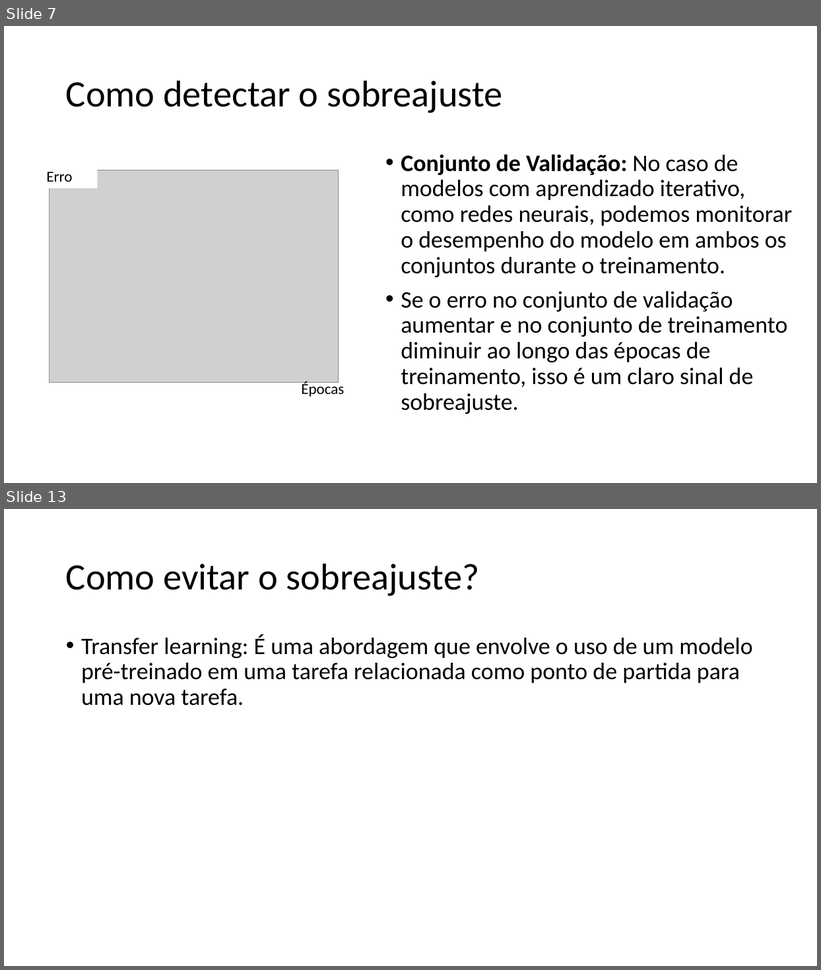
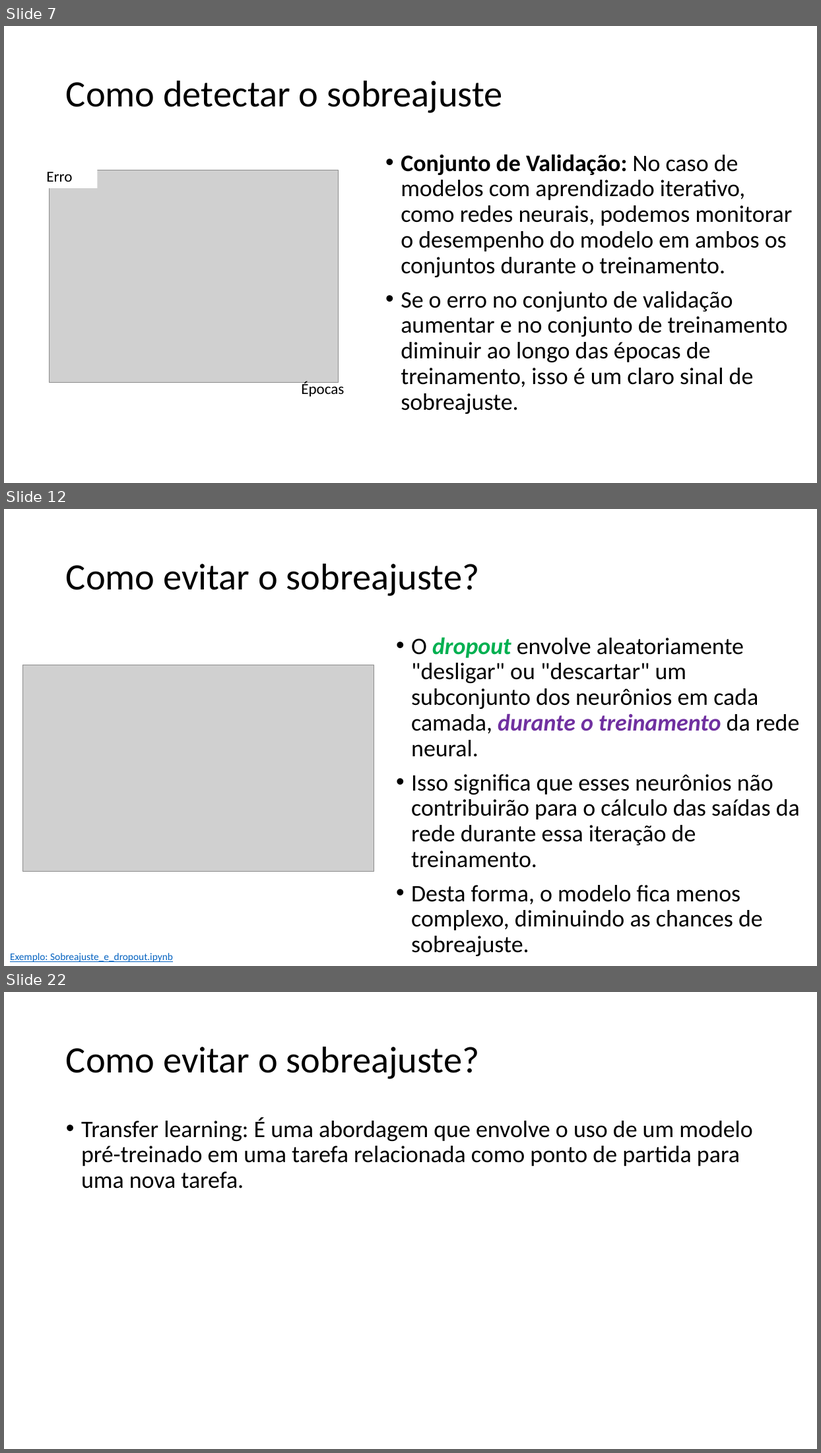
Before and after one commit to zz4fap/tp557-iot-ml, a slide deck: slides/TP557_13_Prevenindo_o_sobreajuste.pptx. Shown one above the other, each under a label of ours: slides 7 and 13 before the commit, slides 7, 12 and 22 after it; the slides between them are not shown. The pictures are 821x970 and 821x1453 pixels, drawn with LibreOffice and Linux fonts; fonts in the diff are those of the drawing; grey boxes stand for pictures. Boxes give left, top, right and bottom in pixels: in the first picture for what was removed or moved away, otherwise in the second. Text is boxed around its words. In the diff, an @@ line names an element or a change of style, - is before the commit and + after.

```diff
--- a/slides/TP557_13_Prevenindo_o_sobreajuste.pptx
+++ b/slides/TP557_13_Prevenindo_o_sobreajuste.pptx
@@ slide 12 added at box(4, 509, 817, 966), background #FFFFFF @@
@@ title added at box(66, 563, 480, 596), 44 pt, text #000000 @@
+Como evitar o sobreajuste?
@@ text added at box(411, 637, 800, 956), 28 pt, text #000000 @@
+• O dropout envolve aleatoriamente "desligar" ou "descartar" um subconjunto dos neurônios em cada camada, durante o treinamento da rede neural.
+• Isso significa que esses neurônios não contribuirão para o cálculo das saídas da rede durante essa iteração de treinamento.
+• Desta forma, o modelo fica menos complexo, diminuindo as chances de sobreajuste.
@@ picture added at box(23, 665, 374, 871) @@
@@ text added at box(10, 953, 173, 962), 12 pt, text #0563C1, underline @@
+Exemplo: Sobreajuste_e_dropout.ipynb
@@ what was slide 13 is now slide 22 @@
```
Also in this commit, not shown: 5 slides changed, 8 other slides added, 6 other files.
